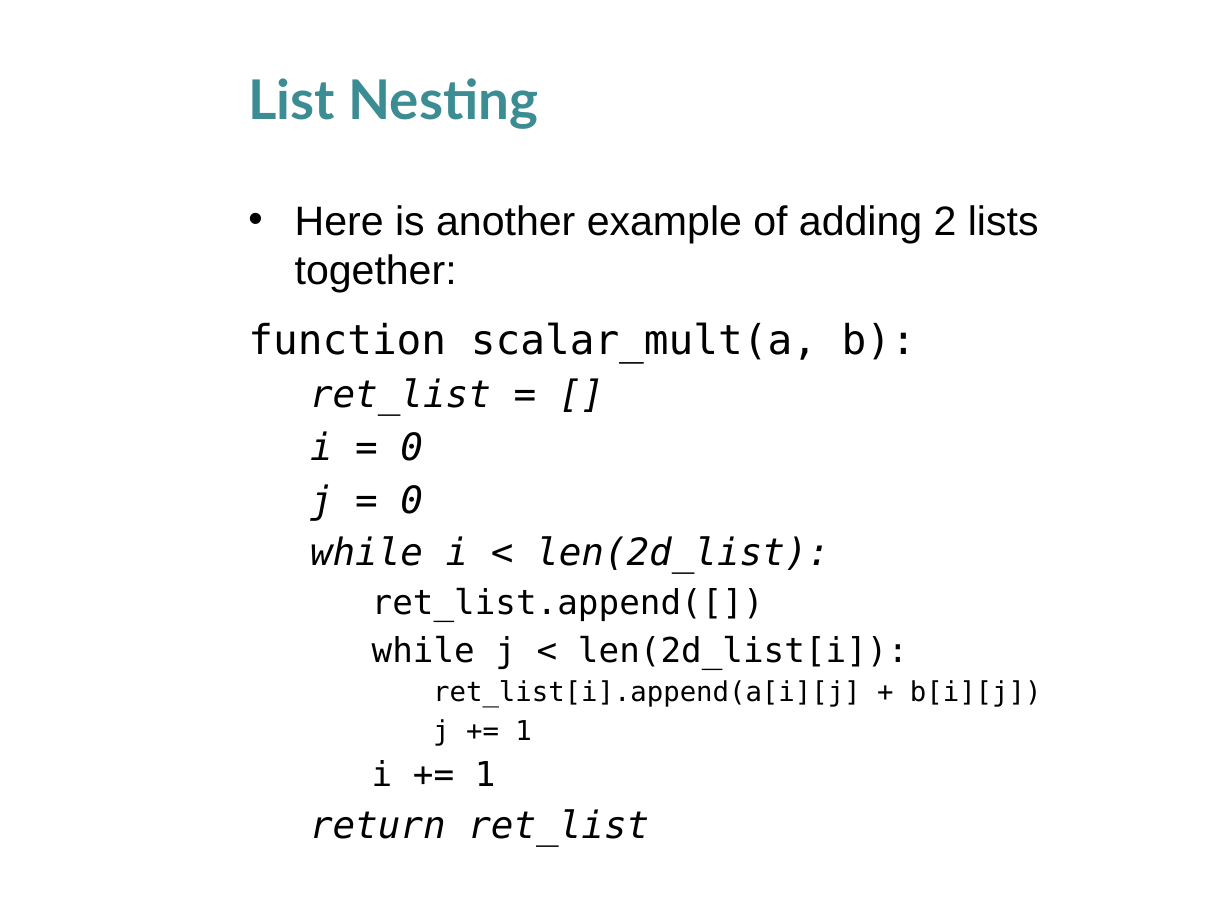
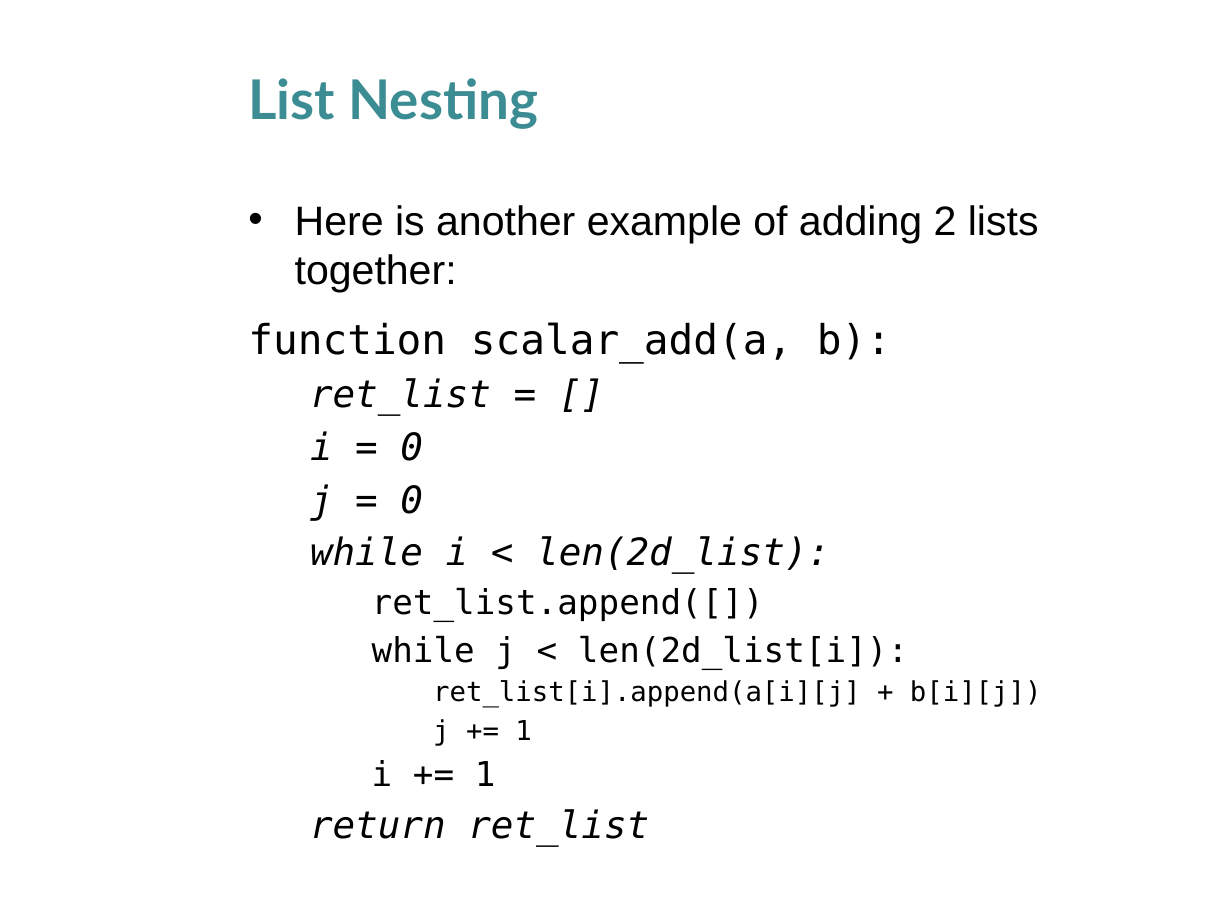
Before and after one commit to husathap/husathap.github.io, a slide deck: slide 13 of teaching/f15_cpsc217/Week_9_1.pptx. Drawn at 1232x924 pixels with LibreOffice and Linux fonts; fonts in the diff are those of the drawing; background and template pictures are left out. Boxes give left, top, right and bottom in pixels: in the first picture for what was removed or moved away, otherwise in the second. Text is boxed around its words. In the diff, an @@ line names an element or a change of style, - is before the commit and + after.

Commit message:
Edited a typo.

```diff
--- a/teaching/f15_cpsc217/Week_9_1.pptx
+++ b/teaching/f15_cpsc217/Week_9_1.pptx
@@ text at (248,322,891,363): text changed @@
-function scalar_mult(a, b):
+function scalar_add(a, b):
```
